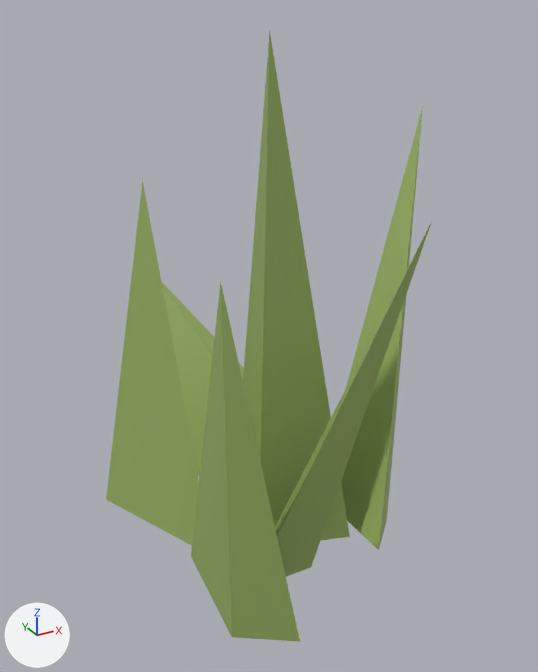
A saved change to the FBX model Assets/Prefabs/Models/Grass1.fbx.
Rendered twice from a 50 mm camera at (-0.579, -1.196, 0.996) aimed at (0.083, 0.009, 0.394). The lights are fixed; the arrows at lower left show +X, +Y and +Z.
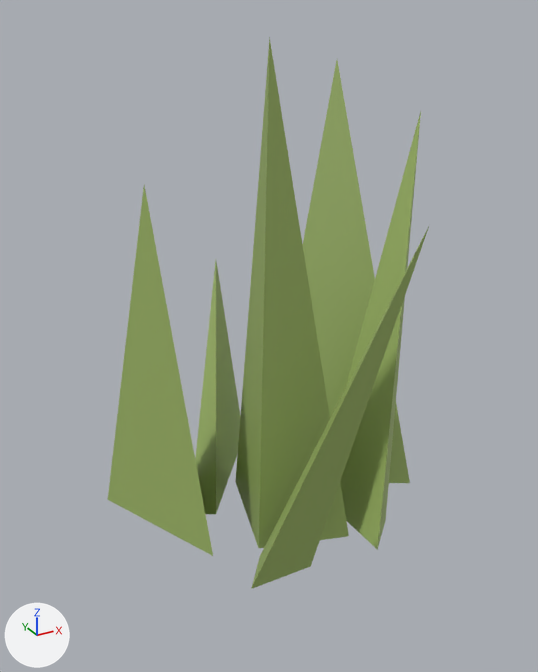
Location of each change, (x1, y1, x2, y2) in pixels of the pictures (538 x 672 px):
'Cone.005', moved, turned, rescaled
    before: (191, 281, 300, 642)
    after: (303, 60, 410, 483)
'Cone.002', rescaled (6% wider)
    before: (243, 31, 350, 541)
    after: (235, 37, 349, 548)
'Cone.004', moved, rescaled
    before: (106, 180, 199, 545)
    after: (108, 186, 213, 556)
'Cone.003', moved
    before: (341, 106, 423, 550)
    after: (340, 112, 421, 550)
'Cone.001', moved, turned
    before: (162, 283, 244, 476)
    after: (195, 261, 240, 514)

The change, as a list of edits to the scene's bpy script:
```text
Change ob_cone_005:
    ob_cone_005.location: (-0.132, -0.207, -0.024) -> (0.25, 0.104, -0.072)
    ob_cone_005.rotation_euler: (0.0513, -0.0799, 0.105) -> (-0.26, 0.11, -0.207)  # degrees (2.9, -4.6, 6) -> degrees (-15, 6.3, -12)
    ob_cone_005.scale: (0.263, 0.995, 0.688) -> (0.99, 0.99, 0.99)
Change ob_cone_001:
    ob_cone_001.location: (0.074, 0.145, 0.093) -> (0.039, 0.206, 0.073)
    ob_cone_001.rotation_euler: (-0.26, 0.11, -0.207) -> (0.264, -0.195, -1.897)  # degrees (-15, 6.3, -12) -> degrees (15, -11, -109)
Change ob_cone_004:
    ob_cone_004.location: (-0.125, 0.017, 0.0) -> (-0.123, 0.017, -0.001)
    ob_cone_004.scale: (0.501, 1.0, 0.716) -> (0.496, 0.99, 0.708)
Change ob_cone_002:
    ob_cone_002.scale: (0.508, 1.0, 1.0) -> (0.503, 0.99, 0.99)
Change ob_cone_003:
    ob_cone_003.location: (0.207, -0.116, -0.005) -> (0.206, -0.115, -0.005)
```
